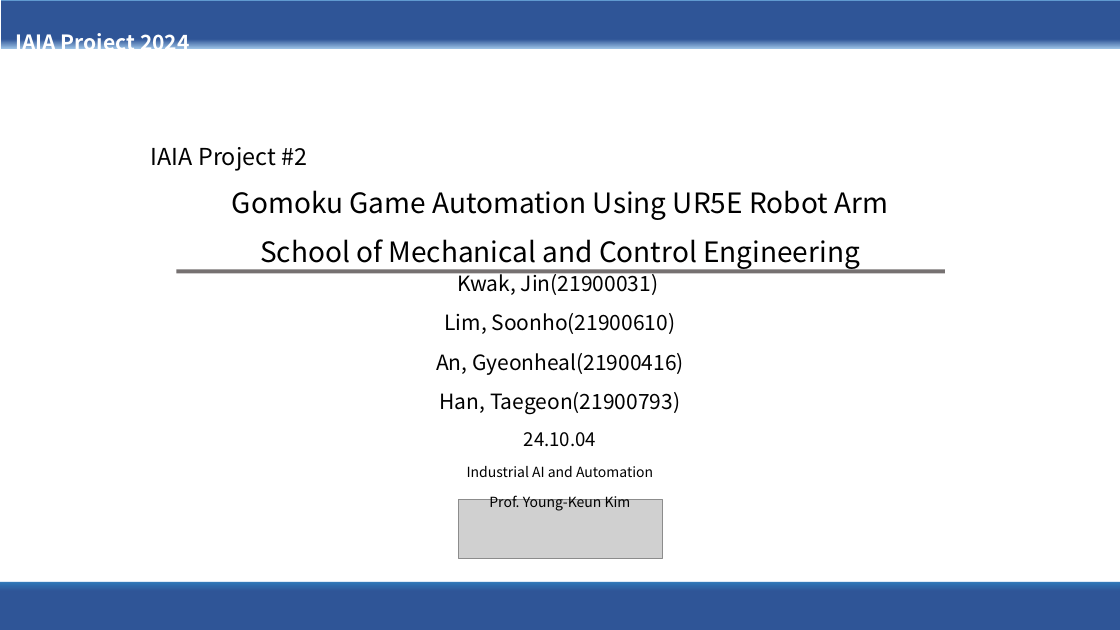
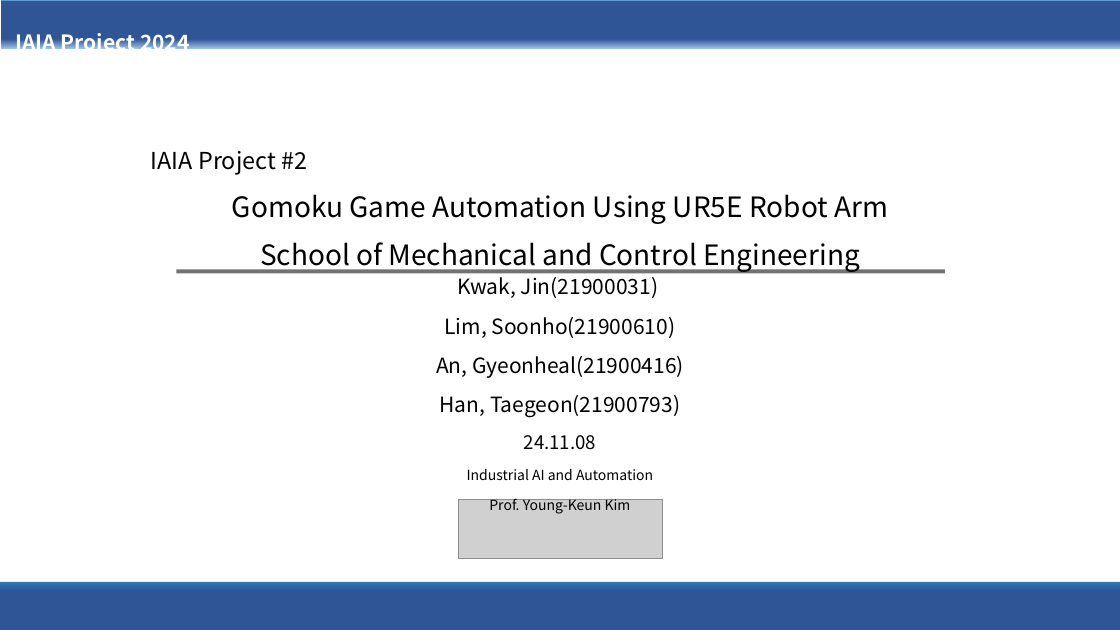
Before and after one commit to Kwak-Jin/IAIA, a slide deck: slide 1 of Project/Robot Automation/[IAIA]Collaborative Robot Project Proposal(241108).pptx. Drawn at 1120x630 pixels with LibreOffice and Linux fonts; fonts in the diff are those of the drawing; grey boxes stand for pictures. Boxes give left, top, right and bottom in pixels: in the first picture for what was removed or moved away, otherwise in the second. Text is boxed around its words. In the diff, an @@ line names an element or a change of style, - is before the commit and + after.

```diff
--- a/Project/Robot Automation/[IAIA]Collaborative Robot Project Proposal(241108).pptx
+++ b/Project/Robot Automation/[IAIA]Collaborative Robot Project Proposal(241108).pptx
@@ text at (524, 435, 596, 450): text changed @@
-24.10.04
+24.11.08
```
Also in this commit, not shown: 2 other slides changed, 3 slides added, 6 slides removed, 10 other files.
